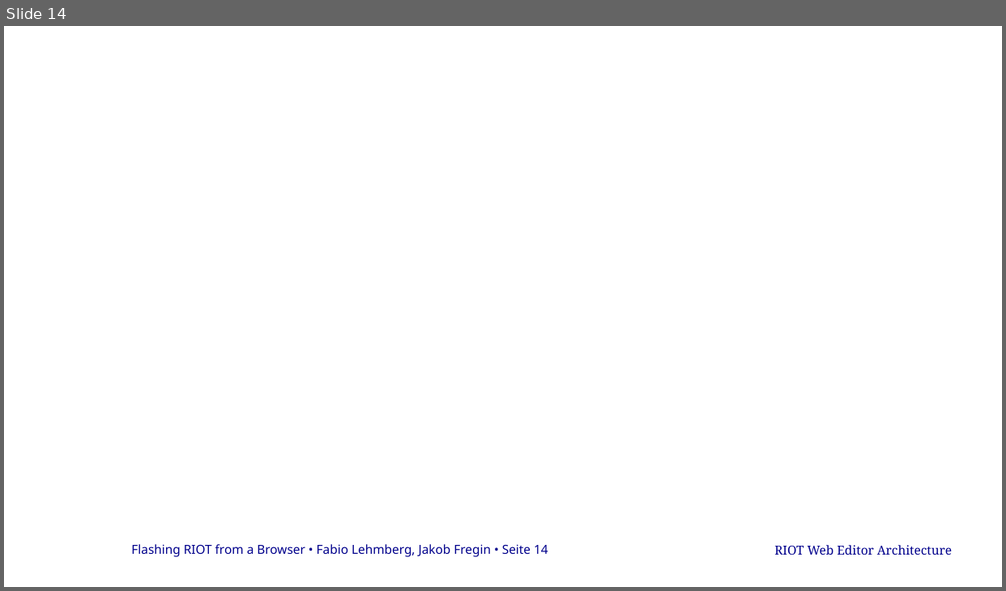
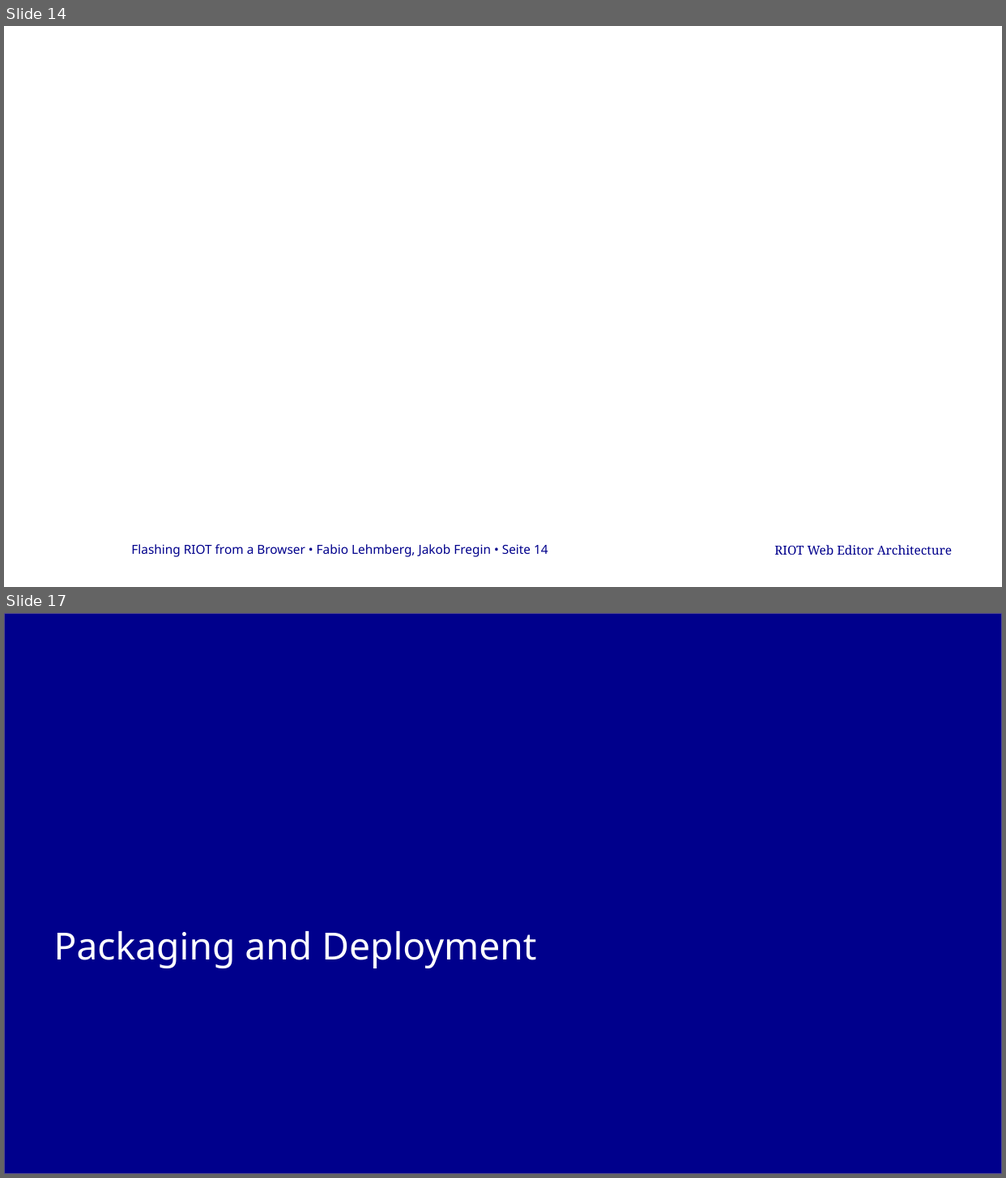
Before and after one commit to cheater78/RIOT-WebEditor, a slide deck: docs/project-log/RIoTPresentation.pptx. Shown one above the other, each under a label of ours: slide 14 before the commit, slides 14 and 17 after it; the slides between them are not shown. The pictures are 1006x591 and 1006x1178 pixels, drawn with LibreOffice and Linux fonts; fonts in the diff are those of the drawing; background and template pictures are left out. Boxes give left, top, right and bottom in pixels: in the first picture for what was removed or moved away, otherwise in the second. Text is boxed around its words. In the diff, an @@ line names an element or a change of style, - is before the commit and + after.

```diff
--- a/docs/project-log/RIoTPresentation.pptx
+++ b/docs/project-log/RIoTPresentation.pptx
@@ slide 17 added at (4,613,1002,1174), background #FFFFFF @@
@@ rectangle added at (4,613,1002,1174), fill #00008C, outline #554E8D 0.85 pt @@
@@ title added at (54,931,536,969), 36 pt, text #FFFFFF @@
+Packaging and Deployment
```
Also in this commit, not shown: 12 other slides added, 14 slides removed, 2 other files.
